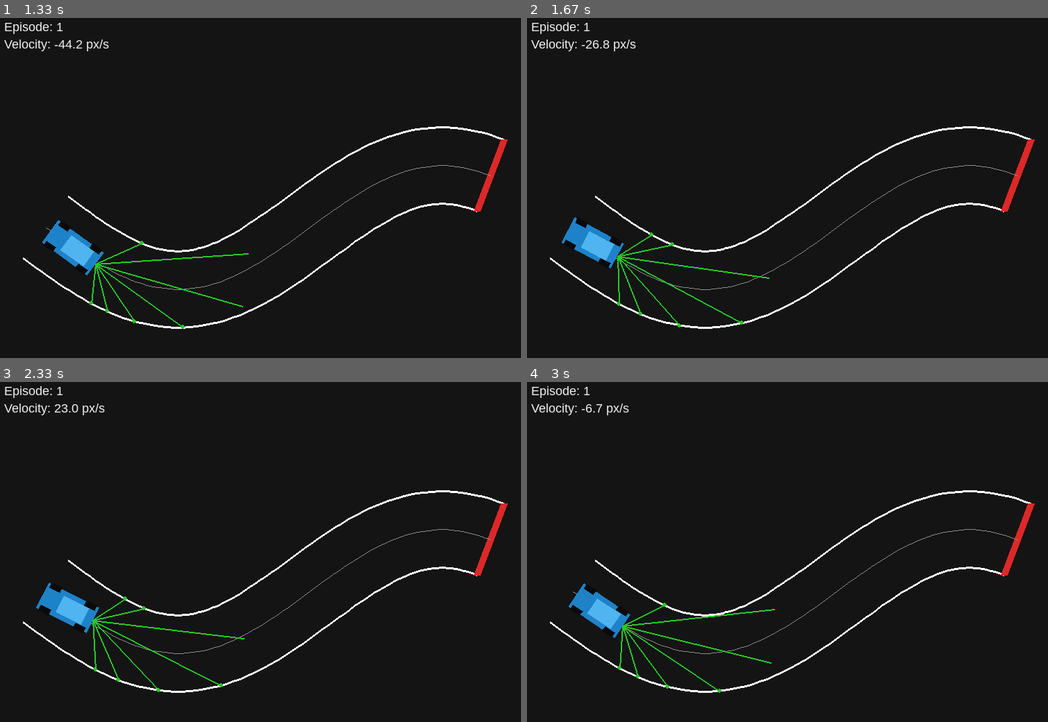
Above: before the commit, frames 1-4 (two rows, left to right).
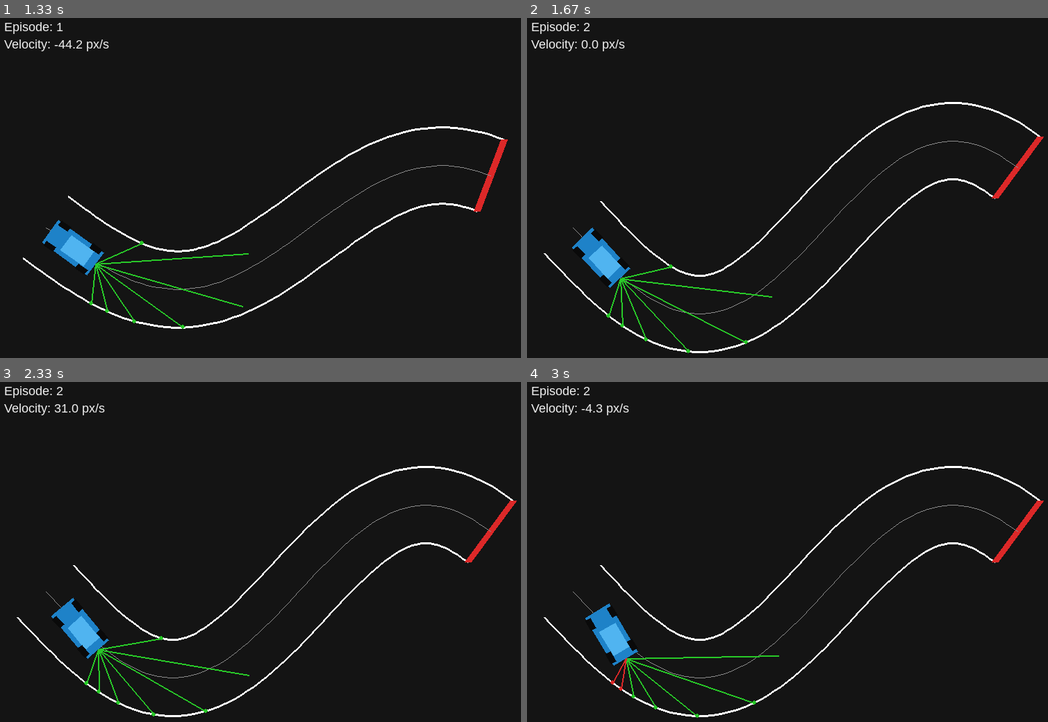
Above: after the commit, the same moments.

Repository: FranMacias00/2d-autonomous-driving-rl
Game: pygame game, started from src/scripts/run_interactive.py
The game is run twice, just before and just after one commit, with the same random seed, the same clock (stepped at 60 frames per second) and the same inputs.
Inputs:
- Up to frame 1 (1.33 s): hold A 0.33-0.87 s; hold S from 0.9 s (still down)
- Up to frame 2 (1.67 s): release S at 1.37 s; hold A from 1.4 s (still down)
- Up to frame 3 (2.33 s): release A at 1.8 s; hold W 1.83-2.2 s; hold D from 2.23 s (still down)
- Up to frame 4 (3 s): release D at 2.87 s; hold S from 2.9 s (still down)

Frame 1 is identical in both runs. In frame 2, 4.6% of the frame differs, in the area x 3-100%, y 1-99%; in frame 3, 4.6%; in frame 4, 4.7%.

Commit message:
Fix coherencia en colisiones y meta optimizada

Diff:
--- a/src/scripts/eval_ppo.py
+++ b/src/scripts/eval_ppo.py
@@ -9,7 +9,7 @@
 from src.env.gym_env import DrivingEnv
 
 
-MODEL_PATH = "models/ppo_driving_car_v2_20260212_112538.zip"
+MODEL_PATH = "models/ppo_driving_car_v3_20260216_100539.zip"
 N_EPISODES = 3
 
 
--- a/src/scripts/train_ppo.py
+++ b/src/scripts/train_ppo.py
@@ -7,7 +7,7 @@
 def main() -> None:
     # --- CONFIGURACIÓN DE VERSIÓN Y NOMBRES ---
     # Cambiar el número de versión para cada nueva ejecución para mantener un historial organizado
-    VERSION = "v2"
+    VERSION = "v3"
     run_id = datetime.datetime.now().strftime("%Y%m%d_%H%M%S")
     model_name = f"ppo_driving_car_{VERSION}_{run_id}"
     log_name = f"PPO_{VERSION}_{run_id}"
--- a/src/sim/track.py
+++ b/src/sim/track.py
@@ -98,43 +98,32 @@
         return intersecta
 
     def is_point_on_road(self, point: Point) -> bool:
-        """
-        Determina si un punto está sobre el asfalto.
-        Eándar industrial: Distancia mínima al eje central (centerline).
-        """
+        """Check whether a point is strictly inside the road polygon."""
+        left_border, right_border = self.get_borders()
+        polygon = left_border + list(reversed(right_border))
+
         x, y = point
-        min_dist_sq = float('inf')
-        half_width_sq = (self.road_width / 2.0) ** 2
+        epsilon = 1e-9
 
-        # Iteramos por cada segmento de la línea central
-        for i in range(len(self.centerline) - 1):
-            p1 = self.centerline[i]
-            p2 = self.centerline[i+1]
+        # Comprobación de colisión con los bordes (límite estricto)
+        for start, end in zip(polygon, polygon[1:] + polygon[:1]):
+            (x1, y1), (x2, y2) = start, end
+            cross = (x - x1) * (y2 - y1) - (y - y1) * (x2 - x1)
+            if abs(cross) <= epsilon:
+                dot = (x - x1) * (x - x2) + (y - y1) * (y - y2)
+                if dot <= epsilon:
+                    return False
 
-            dx = p2[0] - p1[0]
-            dy = p2[1] - p1[1]
-
-            if dx == 0 and dy == 0:
-                continue
-
-            # Calculamos la proyección del punto sobre el segmento (t)
-            # Esto nos da el punto más cercano dentro del segmento p1->p2
-            t = ((x - p1[0]) * dx + (y - p1[1]) * dy) / (dx*dx + dy*dy)
-            t = max(0, min(1, t)) # Limitar al segmento
-
-            closest_x = p1[0] + t * dx
-            closest_y = p1[1] + t * dy
-
-            dist_sq = (x - closest_x)**2 + (y - closest_y)**2
-
-            if dist_sq < min_dist_sq:
-                min_dist_sq = dist_sq
-
-            # Optimización: si ya estamos dentro del ancho, no hace falta mirar más segmentos
-            if min_dist_sq <= half_width_sq:
-                return True
-
-        return min_dist_sq <= half_width_sq
+        # Algoritmo de Ray Casting para interior del polígono
+        crossings = 0
+        for start, end in zip(polygon, polygon[1:] + polygon[:1]):
+            x1, y1 = start
+            x2, y2 = end
+            if (y1 > y) != (y2 > y):
+                x_intersect = x1 + (y - y1) * (x2 - x1) / (y2 - y1)
+                if x_intersect > x:
+                    crossings += 1
+        return crossings % 2 == 1
 
     def is_car_on_road(self, car: "Car") -> bool:
         """Check whether the entire car bounding box is within the road."""
